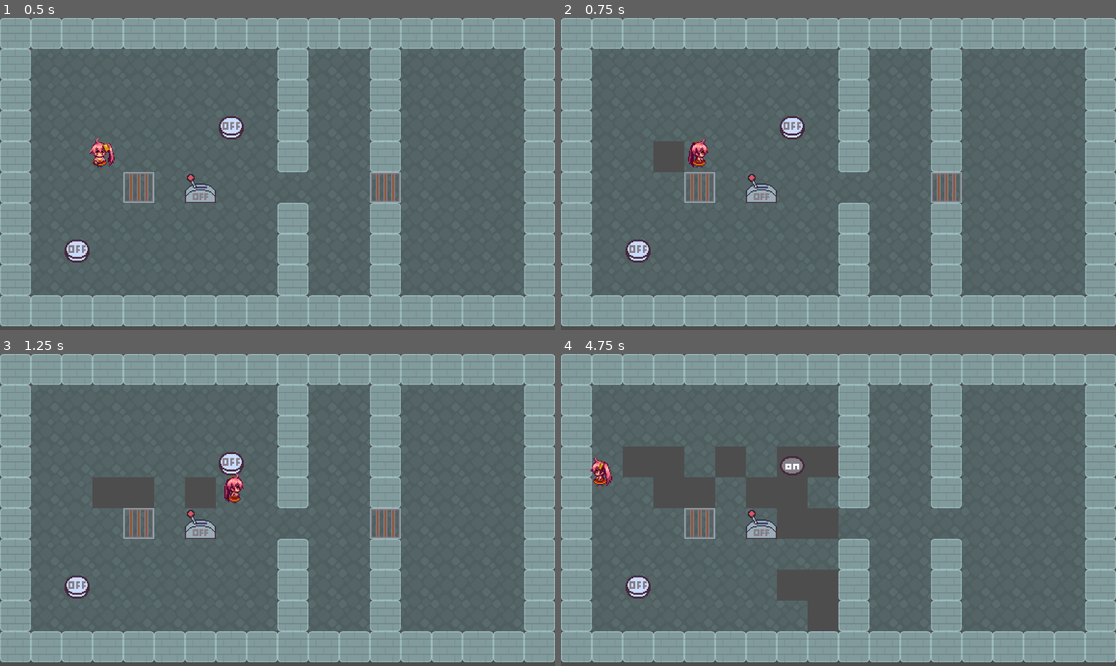
Above: before the commit, frames 1-4 (two rows, left to right).
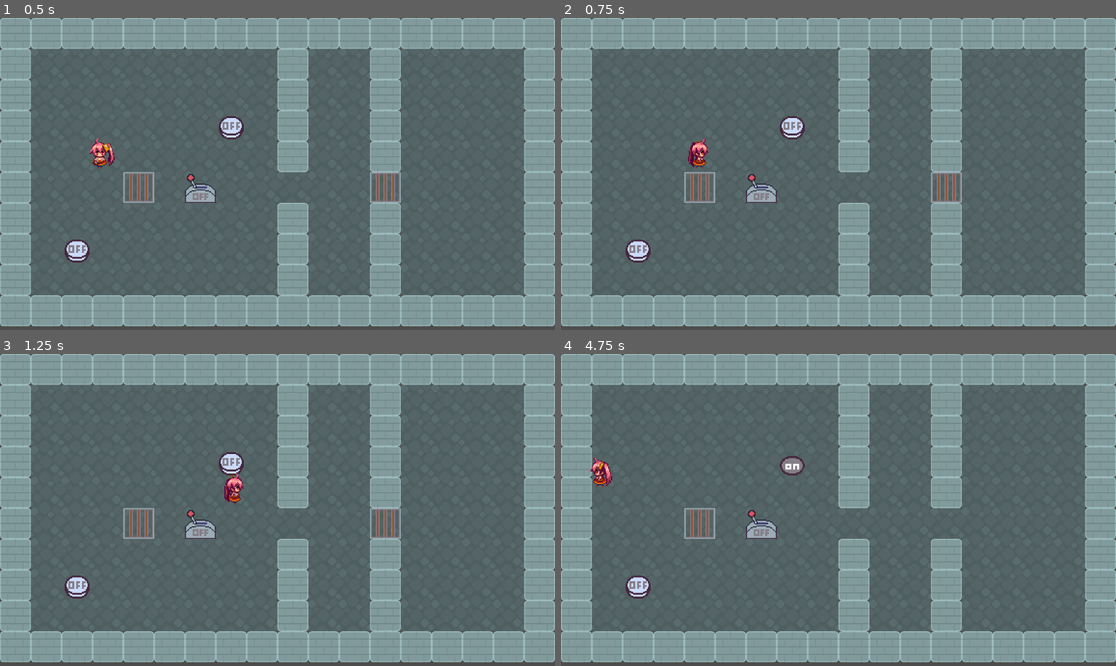
Above: after the commit, the same moments.

Repository: mumumu3560/tile_test
Game: Godot game, scene res://Main.tscn
The game is run twice, just before and just after one commit, with the same random seed, the same clock (stepped at 60 frames per second) and the same inputs.
Inputs:
- Up to frame 1 (0.5 s): no input
- Up to frame 2 (0.75 s): tap Enter (ui_accept) at 0.5, 0.6 s; hold Right (ui_right) from 0.53 s (still down)
- Up to frame 3 (1.25 s): keep holding Right (ui_right); tap Enter (ui_accept) at 0.77, 1.07 s
- Up to frame 4 (4.75 s): release Right (ui_right) at 1.28 s; hold Down (ui_down) 1.28-2.03 s; tap Enter (ui_accept) at 1.35, 1.52, 1.82, 2.1, 2.75, 2.85, 3.02, 3.32, 3.6, 3.77, 4.07, 4.35, 4.52 s; hold Right (ui_right) 2.03-2.78 s; hold Up (ui_up) 2.78-3.53 s; hold Left (ui_left) from 3.53 s (still down)

Frame 1 is identical in both runs. In frame 2, 0.3% of the frame differs, in the area x 16-23%, y 39-50%; in frame 3, 0.9%; in frame 4, 4.3%, in the area x 11-50%, y 29-89%.

Commit message:
typeによって処理を変える。レバーの動作

Diff:
--- a/src/Player.gd
+++ b/src/Player.gd
@@ -26,6 +26,7 @@
 # ---------------------------------------
 var _is_moving = false
 var _anim_timer = 0
+var mode:int = 1
 
 # ---------------------------------------
 # public functions.
@@ -39,9 +40,20 @@
 
 	# ※ここを追加する.
 	if Input.is_action_just_pressed("ui_accept"):
-		var p = position #+ _dir * Common.GRID_SIZE
-		# 前方にあるタイル(Backgroundレイヤー)を消す.
-		Common.erase_cell(p, Common.eTileLayer.BACKGROUND)
+
+		var p = position + _dir * Common.GRID_SIZE
+		var type = Common.get_cell_type(p)
+
+		match type:
+			Common.eTileType.LEVER_OFF:
+				# OFFだったらON.
+				Common.set_cell(p , Common.eTileLayer.OBJECT, Common.eTileType.LEVER_ON)
+			Common.eTileType.LEVER_ON:
+				# ONだったらOFF.
+				Common.set_cell(p, Common.eTileLayer.OBJECT, Common.eTileType.LEVER_OFF)
+			_:
+				# それ以外は何もしない.
+				pass
 
 	# 移動処理.
 	_update_move(delta)
